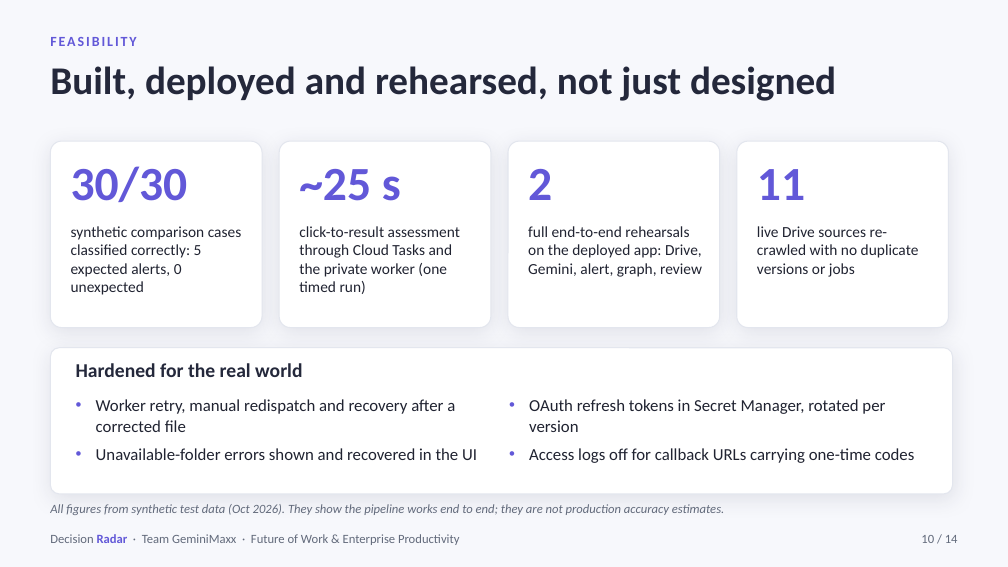
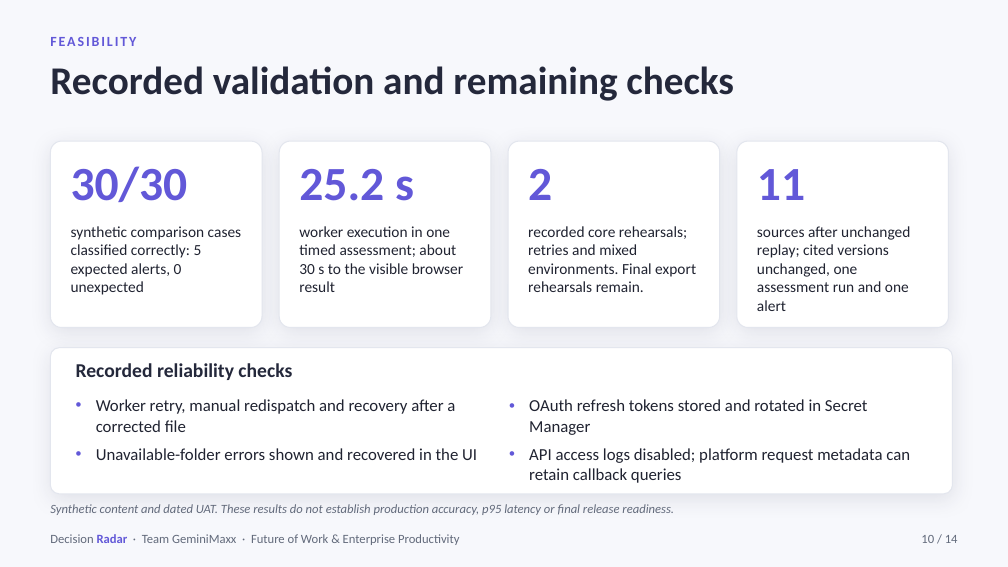
Before and after one commit to steffy-lo/decision-radar, a slide deck: slide 10 of submission/DecisionRadar_Proposal.pptx. Drawn at 1008x567 pixels with LibreOffice and Linux fonts; fonts in the diff are those of the drawing. Boxes give left, top, right and bottom in pixels: in the first picture for what was removed or moved away, otherwise in the second. Text is boxed around its words. In the diff, an @@ line names an element or a change of style, - is before the commit and + after.

```diff
--- a/submission/DecisionRadar_Proposal.pptx
+++ b/submission/DecisionRadar_Proposal.pptx
@@ text removed at (50,66,836,101) @@
-Built, deployed and rehearsed, not just designed
@@ text added at (50,66,734,101), 28 pt, text #24283B, bold @@
+Recorded validation and remaining checks
@@ text at (299,169,414,201): text changed @@
-~25 s
+25.2 s
@@ text removed at (299,226,460,294) @@
-click-to-result assessment through Cloud Tasks and the private worker (one timed run)
@@ text added at (299,226,463,292), 11 pt, text #202331 @@
+worker execution in one timed assessment; about 30 s to the visible browser result
@@ text removed at (528,226,702,277) @@
-full end-to-end rehearsals on the deployed app: Drive, Gemini, alert, graph, review
@@ text added at (528,226,696,292), 11 pt, text #202331 @@
+recorded core rehearsals; retries and mixed environments. Final export rehearsals remain.
@@ text at (757,226,910,311): text changed @@
-live Drive sources re-crawled with no duplicate versions or jobs
+sources after unchanged replay; cited versions unchanged, one assessment run and one alert
@@ text removed at (76,363,302,377) @@
-Hardened for the real world
@@ text added at (76,363,292,380), 14 pt, text #24283B, bold @@
+Recorded reliability checks
@@ text at (529,399,910,483): text changed @@
-• OAuth refresh tokens in Secret Manager, rotated per version
-• Access logs off for callback URLs carrying one-time codes
+• OAuth refresh tokens stored and rotated in Secret Manager
+• API access logs disabled; platform request metadata can retain callback queries
@@ text at (50,504,674,515): text changed @@
-All figures from synthetic test data (Oct 2026). They show the pipeline works end to end; they are not production accuracy estimates.
+Synthetic content and dated UAT. These results do not establish production accuracy, p95 latency or final release readiness.
```
Also in this commit, not shown: 12 other slides changed, 1 slide added, 1 slide removed, 2 other files.
